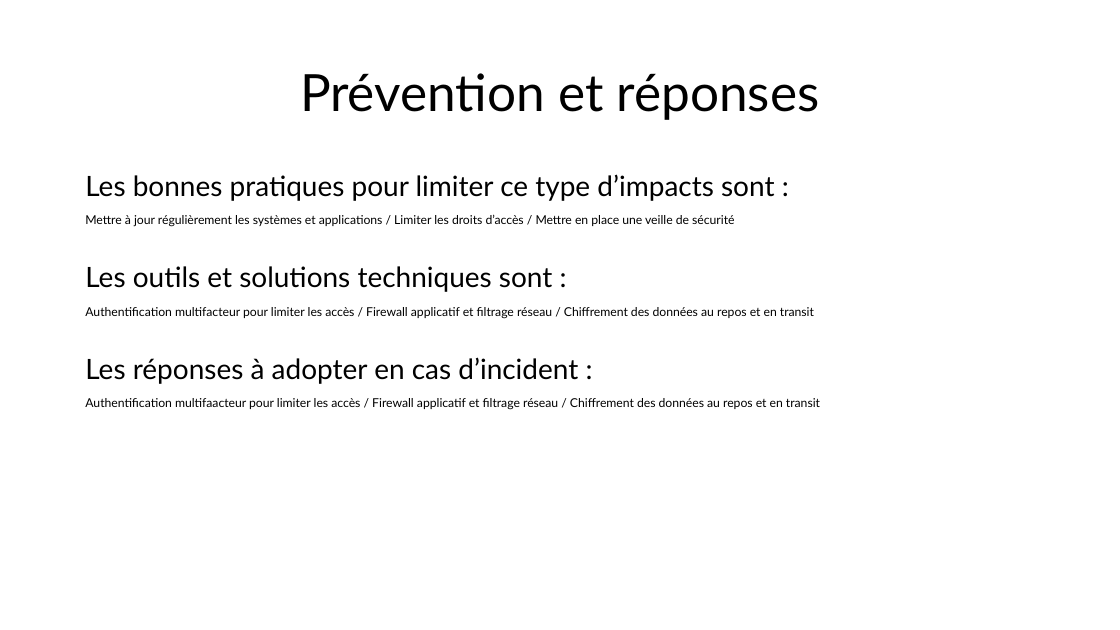
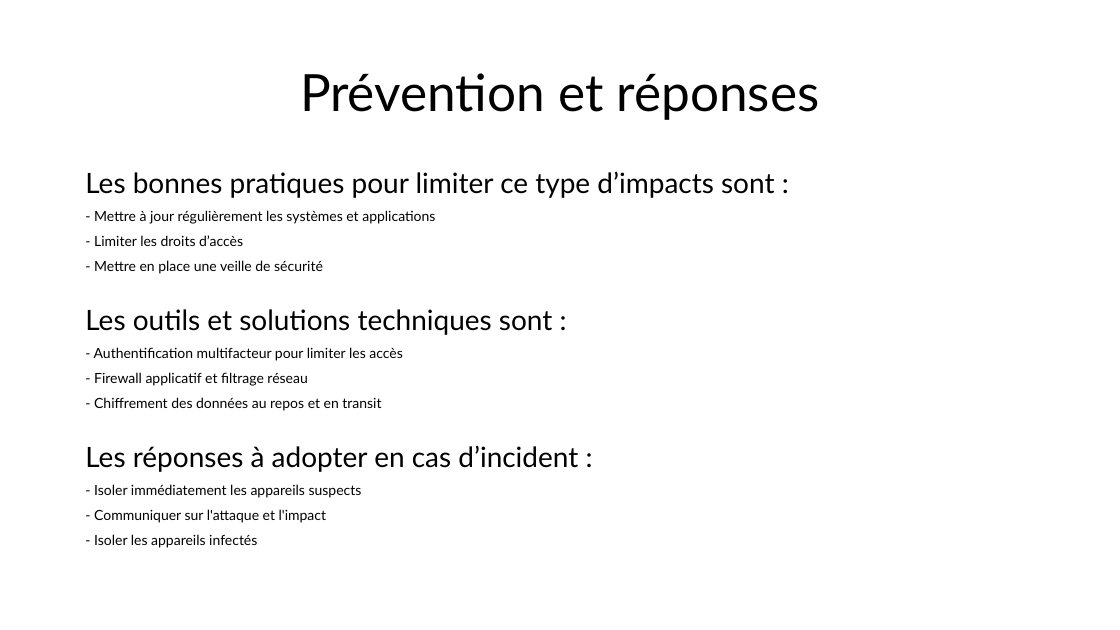
Before and after one commit to lilianmirabel/TPodoo, a slide deck: slide 3 of TP6_Exploitation_faille_0day_Lilian_Ander.pptx. Drawn at 1120x630 pixels with LibreOffice and Linux fonts; fonts in the diff are those of the drawing. Boxes give left, top, right and bottom in pixels: in the first picture for what was removed or moved away, otherwise in the second. Text is boxed around its words. In the diff, an @@ line names an element or a change of style, - is before the commit and + after.

Commit message:
tp6

```diff
--- a/TP6_Exploitation_faille_0day_Lilian_Ander.pptx
+++ b/TP6_Exploitation_faille_0day_Lilian_Ander.pptx
@@ text at (85,171,774,472): line spacing 0.9 to 0.8 @@
@@ text at (94,210,435,274): text changed; size 10.5 to 12 pt @@
-Mettre à jour régulièrement les systèmes et applications / Limiter les droits d’accès / Mettre en place une veille de sécurité
+- Mettre à jour régulièrement les systèmes et applications
+- Limiter les droits d’accès
+- Mettre en place une veille de sécurité
@@ text at (94,347,402,411): text changed; size 10.5 to 12 pt @@
-Authentification multifacteur pour limiter les accès / Firewall applicatif et filtrage réseau / Chiffrement des données au repos et en transit
+- Authentification multifacteur pour limiter les accès
+- Firewall applicatif et filtrage réseau
+- Chiffrement des données au repos et en transit
@@ text at (94,484,362,548): text changed; size 10.5 to 12 pt @@
-Authentification multifaacteur pour limiter les accès / Firewall applicatif et filtrage réseau / Chiffrement des données au repos et en transit
+- Isoler immédiatement les appareils suspects
+- Communiquer sur l'attaque et l'impact
+- Isoler les appareils infectés
```
